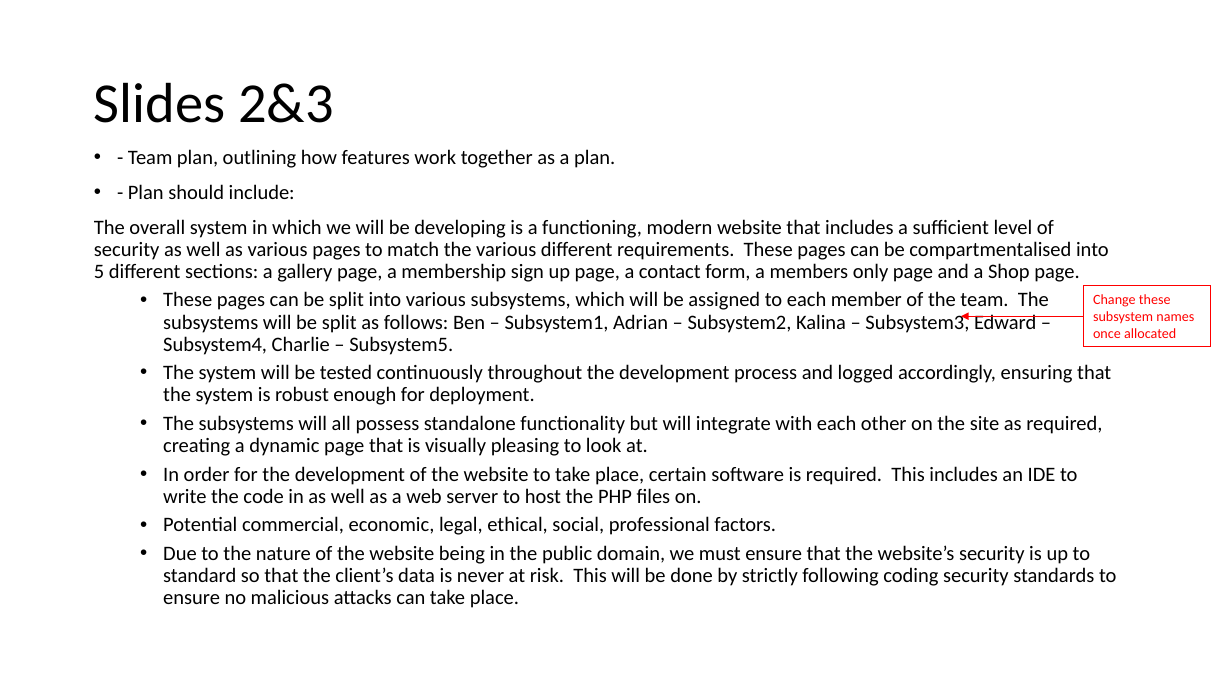
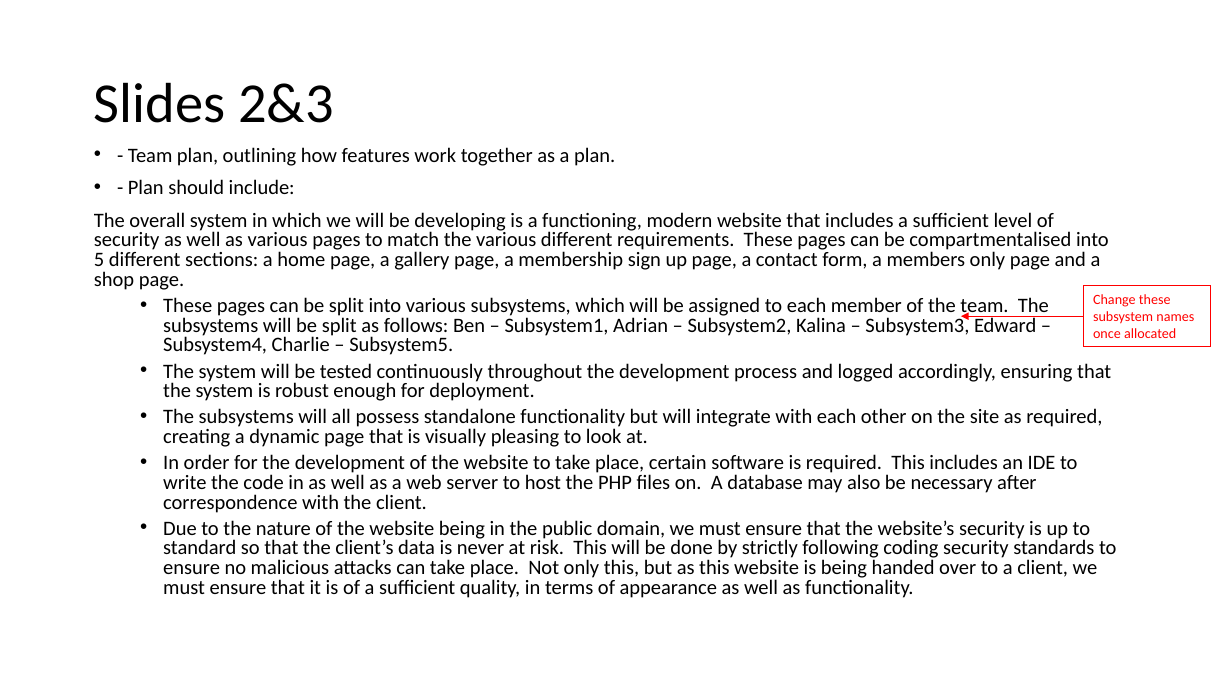
Before and after one commit to benkelly2/KV6002, a slide deck: slide 4 of KV6002_21 TOR Presentation.pptx. Drawn at 1232x693 pixels with LibreOffice and Linux fonts; fonts in the diff are those of the drawing. Boxes give left, top, right and bottom in pixels: in the first picture for what was removed or moved away, otherwise in the second. Text is boxed around its words. In the diff, an @@ line names an element or a change of style, - is before the commit and + after.

Commit message:
tor updates

```diff
--- a/KV6002_21 TOR Presentation.pptx
+++ b/KV6002_21 TOR Presentation.pptx
@@ text at [128, 147, 1111, 447]: line spacing 0.9 to 0.8 @@
@@ text at [94, 212, 1109, 290]: text changed @@
-The overall system in which we will be developing is a functioning, modern website that includes a sufficient level of security as well as various pages to match the various different requirements. These pages can be compartmentalised into 5 different sections: a gallery page, a membership sign up page, a contact form, a members only page and a Shop page.
+The overall system in which we will be developing is a functioning, modern website that includes a sufficient level of security as well as various pages to match the various different requirements. These pages can be compartmentalised into 5 different sections: a home page, a gallery page, a membership sign up page, a contact form, a members only page and a shop page.
@@ text at [163, 454, 1116, 598]: text changed @@
-  • In order for the development of the website to take place, certain software is required. This includes an IDE to write the code in as well as a web server to host the PHP files on.
-  • Potential commercial, economic, legal, ethical, social, professional factors.
-  • Due to the nature of the website being in the public domain, we must ensure that the website’s security is up to standard so that the client’s data is never at risk. This will be done by strictly following coding security standards to ensure no malicious attacks can take place.
+  • In order for the development of the website to take place, certain software is required. This includes an IDE to write the code in as well as a web server to host the PHP files on. A database may also be necessary after correspondence with the client.
+  • Due to the nature of the website being in the public domain, we must ensure that the website’s security is up to standard so that the client’s data is never at risk. This will be done by strictly following coding security standards to ensure no malicious attacks can take place. Not only this, but as this website is being handed over to a client, we must ensure that it is of a sufficient quality, in terms of appearance as well as functionality.
```
Also in this commit, not shown: 1 other slide changed.
